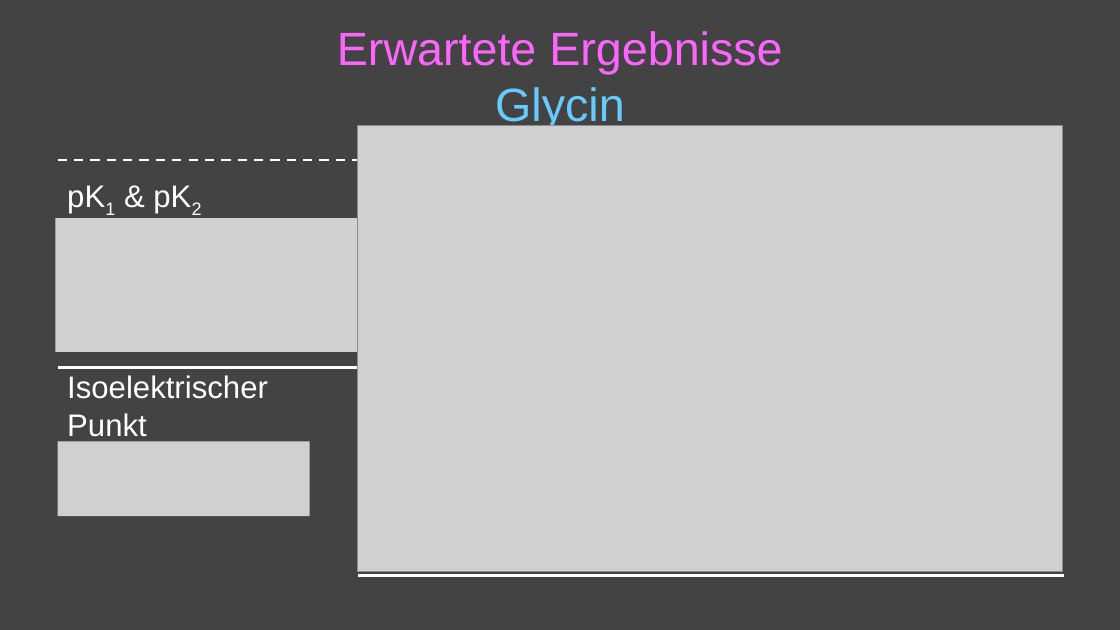
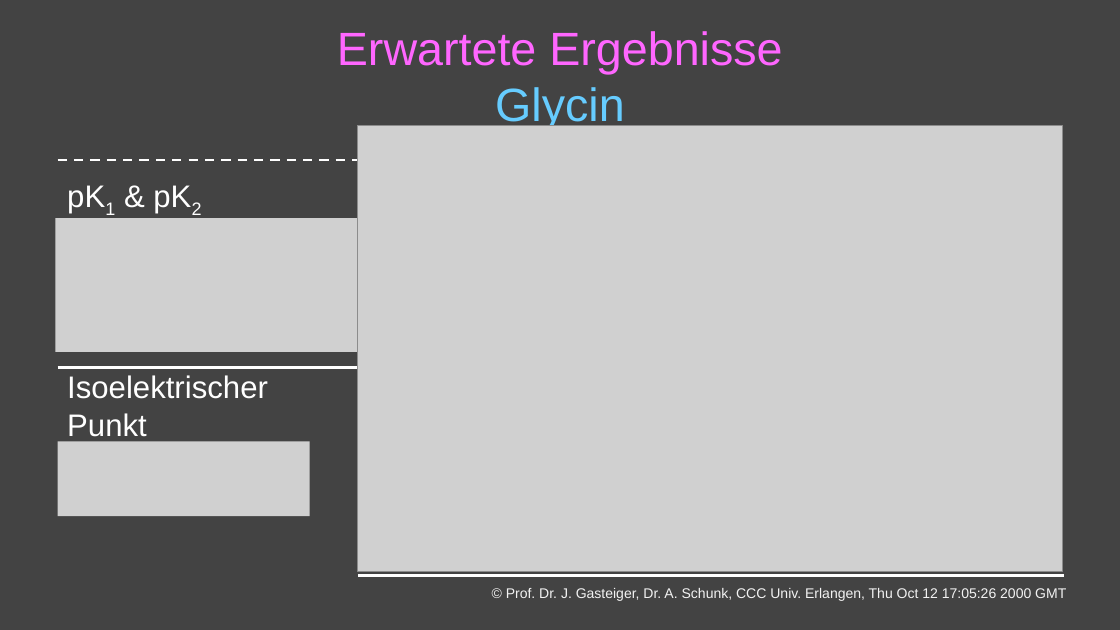
Before and after one commit to TimerErTim/bioinf.bio, a slide deck: slide 8 of sem-3_titration/presentation/BCH3_WS2025_GlycinTitration_ExecutionPlan.pptx. Drawn at 1120x630 pixels with LibreOffice and Linux fonts; fonts in the diff are those of the drawing; grey boxes stand for pictures. Boxes give left, top, right and bottom in pixels: in the first picture for what was removed or moved away, otherwise in the second. Text is boxed around its words. In the diff, an @@ line names an element or a change of style, - is before the commit and + after.

```diff
--- a/sem-3_titration/presentation/BCH3_WS2025_GlycinTitration_ExecutionPlan.pptx
+++ b/sem-3_titration/presentation/BCH3_WS2025_GlycinTitration_ExecutionPlan.pptx
@@ text added at (x1=506, y1=588, x2=1066, y2=601), 9 pt, text #F2F2F2 @@
+© Prof. Dr. J. Gasteiger, Dr. A. Schunk, CCC Univ. Erlangen, Thu Oct 12 17:05:26 2000 GMT
```
Also in this commit, not shown: 1 other slide changed, 1 other file.
